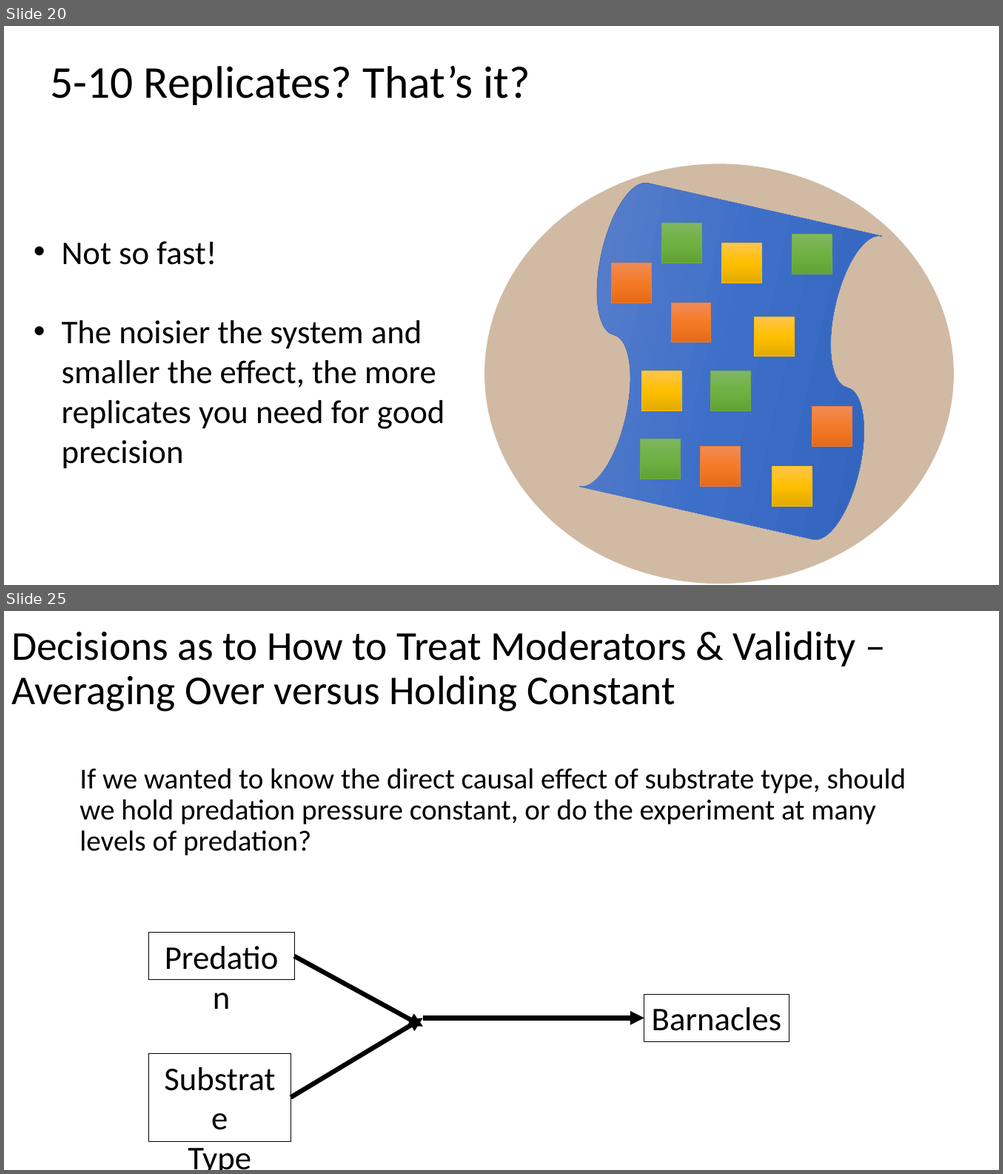
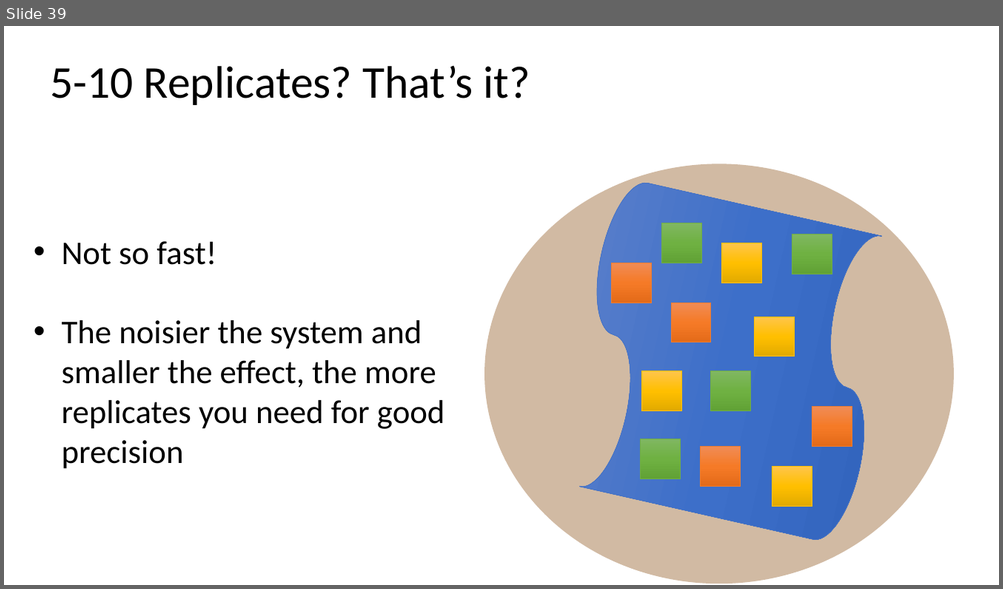
Before and after one commit to biol607/biol607.github.io, a slide deck: lectures/causality_experiments.pptx. Shown one above the other, each under a label of ours: slides 20 and 25 before the commit, slide 39 after it; the slides between them are not shown. The pictures are 1003x1174 and 1003x589 pixels, drawn with LibreOffice and Linux fonts; fonts in the diff are those of the drawing. Boxes give left, top, right and bottom in pixels: in the first picture for what was removed or moved away, otherwise in the second. Text is boxed around its words. In the diff, an @@ line names an element or a change of style, - is before the commit and + after.

```diff
--- a/lectures/causality_experiments.pptx
+++ b/lectures/causality_experiments.pptx
@@ slide 25 removed at [4,611,999,1170], background #FFFFFF @@
@@ title removed at [11,631,856,712] @@
-Decisions as to How to Treat Moderators & Validity – Averaging Over versus Holding Constant
@@ text removed at [79,768,906,856] @@
-If we wanted to know the direct causal effect of substrate type, should we hold predation pressure constant, or do the experiment at many levels of predation?
@@ rectangle removed at [149,933,294,980] @@
-Predation
@@ arrow removed from (294, 957) to (423, 1027) @@
@@ rectangle removed at [644,994,789,1042] @@
-Barnacles
@@ arrow removed from (290, 1098) to (423, 1019) @@
@@ arrow removed from (423, 1019) to (644, 1019) @@
@@ rectangle removed at [149,1054,290,1142] @@
-Substrate
-Type
@@ what was slide 20 is now slide 39 @@
```
Also in this commit, not shown: 11 slides changed, 22 slides added, 21 other slides removed.
